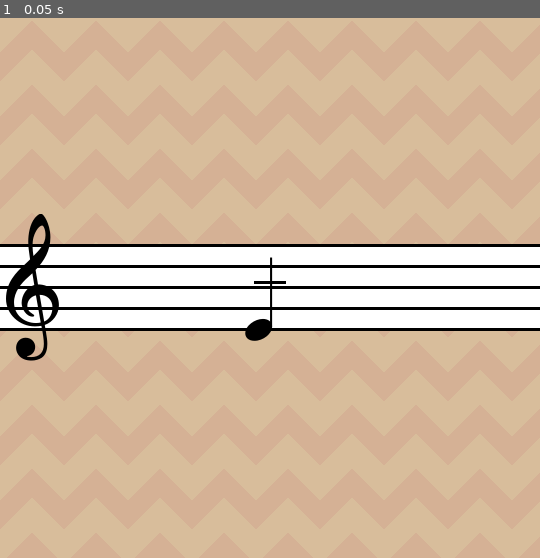
Above: before the commit, frame 1.
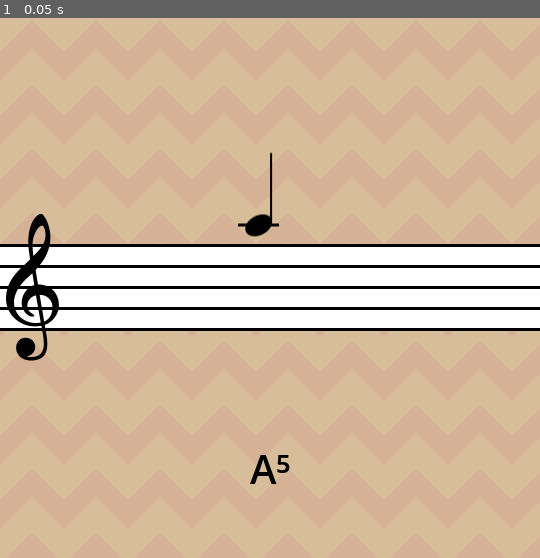
Above: after the commit, the same moment.

Repository: ChargeIn/PianoLearner
Game: Godot game, scene res://scenes/type_game/type_game.tscn
The game is run twice, just before and just after one commit, with the same random seed, the same clock (stepped at 60 frames per second) and the same inputs. This scene is started directly instead of the project's main scene.
Inputs:
- Up to frame 1 (0.05 s): no input

The runs differ from the first frame. In frame 1, 0.6% of the frame differs, in the area x 44-54%, y 24-87%.

Commit message:
Corrected not spawning and added note label.

Diff:
--- a/godot/project.godot
+++ b/godot/project.godot
@@ -25,7 +25,6 @@
 window/size/viewport_height=540
 window/stretch/mode="viewport"
 window/stretch/aspect="expand"
-window/handheld/orientation=6
 
 [editor]
 
--- a/godot/scenes/type_game/note/helper_line.tscn
+++ b/godot/scenes/type_game/note/helper_line.tscn
@@ -1,6 +1,6 @@
 [gd_scene load_steps=2 format=3 uid="uid://2jnfyss17x3h"]
 
-[ext_resource type="Texture2D" uid="uid://dp2ynq05i2mev" path="res://assets/helper-line.png" id="1_2fd7b"]
+[ext_resource type="Texture2D" uid="uid://drktjj1di0k8g" path="res://assets/originals/helper_line.png" id="1_2fd7b"]
 
 [node name="HelperLine" type="Sprite2D"]
 texture = ExtResource("1_2fd7b")
--- a/godot/scenes/type_game/note/note.gd
+++ b/godot/scenes/type_game/note/note.gd
@@ -6,8 +6,7 @@
 
 var linePosition = 0
 var lineHeight = 10.5 # line height 18 px  + 3 px line it self  => 21px / 2
-const violin_c_start_pos = 48
-const sprite_offset = -32
+const zero_position = 384
 
 var helper_lines = []
 
@@ -21,7 +20,7 @@
 func initNoteFromeType(type: int) -> void:
 	# one octave is an increment of 12 ( 7 white keys and 5 black)
 	# Violin clef starts at 60
-	var violinBase: int = type - 60
+	var violinBase: int = type
 	var octave: int = violinBase / 12
 	var rest: int = violinBase - octave * 12
 
@@ -40,13 +39,35 @@
 	if rest > 10:
 		linePosition = octave * 7 + 6
 
-	position = Vector2(0, violin_c_start_pos + sprite_offset)
+	position = Vector2(0, zero_position)
 
 	# spawn helper lines if needed
-	spawnHelperLine()
+	if type >= 84:
+		spawnHelperLine(0)
+		spawnHelperLine(2)
+	elif type >= 83:
+		spawnHelperLine(1)
+	elif type >= 81:
+		spawnHelperLine(0)
+	if type <= 54:
+		spawnHelperLine(-4)
+		spawnHelperLine(-2)
+		spawnHelperLine(0)
+	elif type <= 56:
+		spawnHelperLine(-3)
+		spawnHelperLine(-1)
+	elif type <= 58:
+		spawnHelperLine(-2)
+		spawnHelperLine(0)
+	elif type <= 59:
+		spawnHelperLine(-1)
+	elif type <= 60:
+		spawnHelperLine(0)
 
-func spawnHelperLine() -> void:
-	var sprite = helper_line.instantiate()
+
+func spawnHelperLine(line: int) -> void:
+	var sprite: Sprite2D = helper_line.instantiate()
+	sprite.position = Vector2(-12, 47 + line * lineHeight)
 	helper_lines.push_back(sprite)
 	add_child(sprite)
 
--- a/godot/scenes/type_game/type_game.gd
+++ b/godot/scenes/type_game/type_game.gd
@@ -2,15 +2,17 @@
 
 @onready var note_scene = preload("res://scenes/type_game/note/note.tscn")
 @onready var note_spawn = %NoteSpawn
+@onready var note_name_label: Label = %NoteName
 
 enum GameMode {
 	WHITE_NOTES_ONLY,
 	ALL_NOTES,
 }
 
-const BASE_VOLIN_C_NOTE = 60
+const LOWEST_VIOLIN_NOTE = 57
 
-var spawn_range = 12
+var spawn_range = 24
+var last_spwaned_note = -1
 var game_mode = GameMode.WHITE_NOTES_ONLY
 
 var spawned_notes = []
@@ -31,25 +33,166 @@
 	call_deferred("add_child", new_note)
 	spawned_notes.push_back(new_note)
 
+	note_name_label.text = note_names[new_note.noteType]
+
 func _note_pressed(note: int) -> void:
 	if spawned_notes.size() == 1 && spawned_notes.get(0).noteType == note:
 		_spawn_note()
 
 func generate_note() -> int:
-	var note = BASE_VOLIN_C_NOTE
+	var note = LOWEST_VIOLIN_NOTE
 
 	if game_mode == GameMode.WHITE_NOTES_ONLY:
-		var offset = randi_range(0, spawn_range)
+		note = LOWEST_VIOLIN_NOTE + randi_range(0, spawn_range)
 
-		while is_black_note(offset):
-			offset = randi_range(0, spawn_range)
+		while is_black_note(note) || note == last_spwaned_note:
+			note = LOWEST_VIOLIN_NOTE + randi_range(0, spawn_range)
 
-		note += offset
 	else:
 		note += randi_range(0, spawn_range)
 
+		while note == last_spwaned_note:
+			note += randi_range(0, spawn_range)
+
+	last_spwaned_note = note
 	return note
 
 func is_black_note(note: int) -> bool:
 	var base = note % 12
 	return base == 1 || base == 3 || base == 6 || base == 8 || base == 10
+
+
+
+
+
+# list of all midi notes and their names
+const note_names = {
+	127:"G⁹",
+	126:"F#⁹ / Gb⁹",
+	125:"F⁹",
+	124:"E⁹",
+	123:"D#⁹ / Eb⁹",
+	122:"D⁹",
+	121:"C#⁹ / Db⁹",
+	120:"C⁹",
+	119:"B⁸",
+	118:"A#⁸ / Bb⁸",
+	117:"A⁸",
+	116:"G#⁸ / Ab⁸",
+	115:"G⁸",
+	114:"F#⁸ / Gb⁸",
+	113:"F⁸",
+	112:"E⁸",
+	111:"D#⁸ / Eb⁸",
+	110:"D⁸",
+	109:"C#⁸ / Db⁸",
+	108:"C⁸",
+	107:"B⁷",
+	106:"A#⁷ / Bb⁷",
+	105:"A⁷",
+	104:"G#⁷ / Ab⁷",
+	103:"G⁷",
+	102:"F#⁷ / Gb⁷",
+	101:"F⁷",
+	100:"E⁷",
+	99:"D#⁷ / Eb⁷",
+	98:"D⁷",
+	97:"C#⁷ / Db⁷",
+	96:"C⁷",
+	95:"B⁶",
+	94:"A#⁶ / Bb⁶",
+	93:"A⁶",
+	92:"G#⁶ / Ab⁶",
+	91:"G⁶",
+	90:"F#⁶ / Gb⁶",
+	89:"F⁶",
+	88:"E⁶",
+	87:"D#⁶ / Eb⁶",
+	86:"D⁶",
+	85:"C#⁶ / Db⁶",
+	84:"C⁶",
+	83:"B⁵",
+	82:"A#⁵ / Bb⁵",
+	81:"A⁵",
+	80:"G#⁵ / Ab⁵",
+	79:"G⁵",
+	78:"F#⁵ / Gb⁵",
+	77:"F⁵",
+	76:"E⁵",
+	75:"D#⁵ / Eb⁵",
+	74:"D⁵",
+	73:"C#⁵ / Db⁵",
+	72:"C⁵",
+	71:"B⁴",
+	70:"A#⁴ / Bb⁴",
+	69:"A⁴",
+	68:"G#⁴ / Ab⁴",
+	67:"G⁴",
+	66:"F#⁴ / Gb⁴",
+	65:"F⁴",
+	64:"E⁴",
+	63:"D#⁴ / Eb⁴",
+	62:"D⁴",
+	61:"C#⁴ / Db⁴",
+	60:"C⁴ (middle C)",
+	59:"B³",
+	58:"A#³ / Bb³",
+	57:"A³",
+	56:"G#³ / Ab³",
+	55:"G³",
+	54:"F#³ / Gb³",
+	53:"F³",
+	52:"E³",
+	51:"D#³ / Eb³",
+	50:"D³",
+	49:"C#³ / Db³",
+	48:"C³",
+	47:"B²",
+	46:"A#² / Bb²",
+	45:"A²",
+	44:"G#² / Ab²",
+	43:"G²",
+	42:"F#² / Gb²",
+	41:"F²",
+	40:"E²",
+	39:"D#² / Eb²",
+	38:"D²",
+	37:"C#² / Db²",
+	36:"C²",
+	35:"B¹",
+	34:"A#¹ / Bb¹",
+	33:"A¹",
+	32:"G#¹ / Ab¹",
+	31:"G¹",
+	30:"F#¹ / Gb¹",
+	29:"F¹",
+	28:"E¹",
+	27:"D#¹ / Eb¹",
+	26:"D¹",
+	25:"C#¹ / Db¹",
+	24:"C¹",
+	23:"B0",
+	22:"A#0 / Bb0",
+	21:"A0",
+	20:"G#",
+	19:"G",
+	18:"F#",
+	17:"F",
+	16:"E",
+	15:"D#",
+	14:"D",
+	13:"C#",
+	12:"C0",
+	11:"B",
+	10:"A#",
+	9:"A",
+	8:"G#",
+	7:"G",
+	6:"F#",
+	5:"F",
+	4:"E",
+	3:"D#",
+	2:"D",
+	1:"C#",
+	0:"C-¹"
+}
--- a/godot/scenes/type_game/type_game.tscn
+++ b/godot/scenes/type_game/type_game.tscn
@@ -52,3 +52,20 @@
 anchor_bottom = 0.5
 grow_horizontal = 0
 grow_vertical = 2
+
+[node name="NoteName" type="Label" parent="."]
+unique_name_in_owner = true
+layout_mode = 1
+anchors_preset = 7
+anchor_left = 0.5
+anchor_top = 1.0
+anchor_right = 0.5
+anchor_bottom = 1.0
+offset_left = -20.0
+offset_top = -115.0
+offset_right = 20.0
+offset_bottom = -62.0
+grow_horizontal = 2
+grow_vertical = 0
+theme_override_colors/font_color = Color(0, 0, 0, 1)
+theme_override_font_sizes/font_size = 40
Binary file changed: godot/assets/helper-line.png
Binary file changed: godot/assets/originals/helper_line.png
